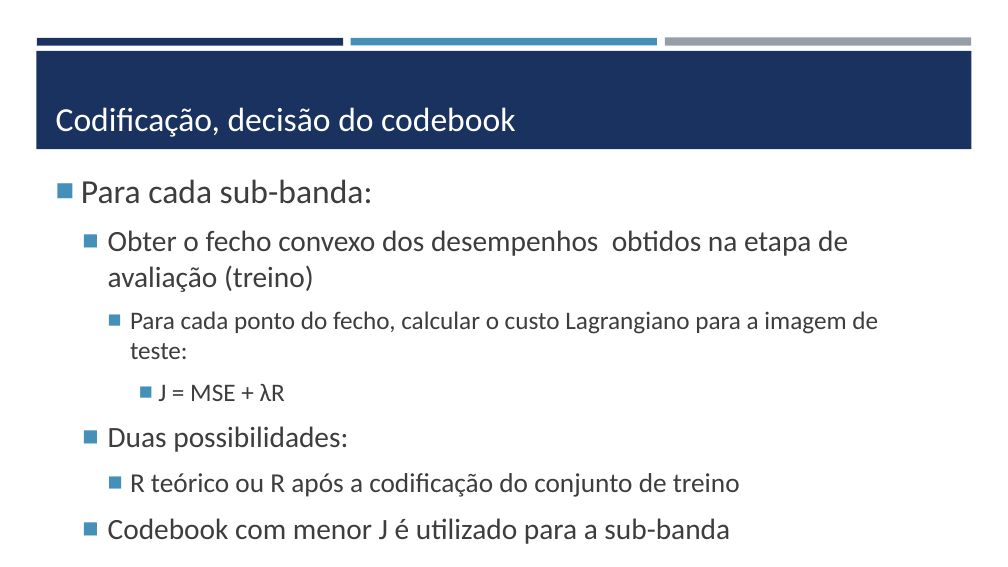
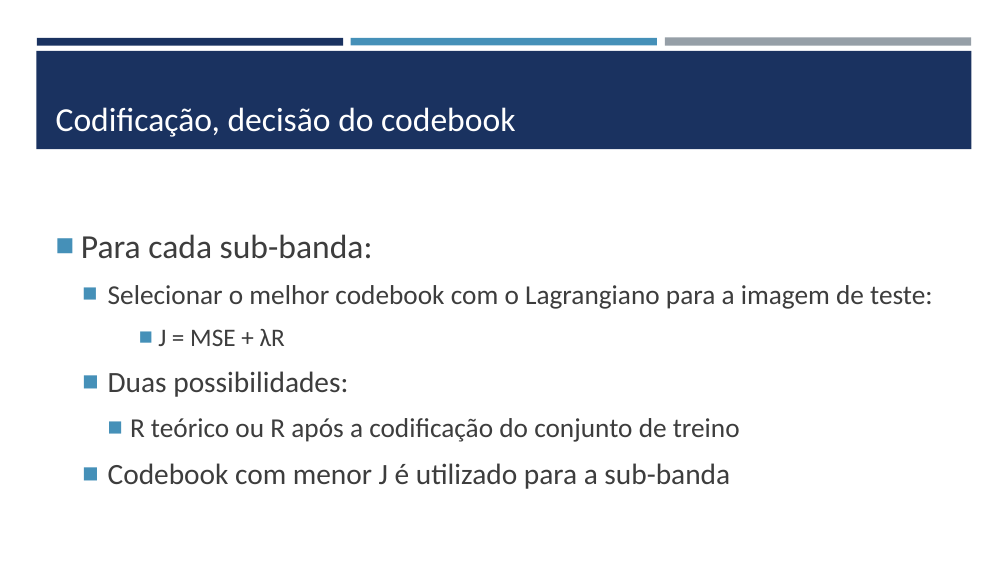
Before and after one commit to VRavaglia/Compressao-de-Imagens, a slide deck: slide 5 of Wavelets/ap_final.pptx. Drawn at 1008x567 pixels with LibreOffice and Linux fonts; fonts in the diff are those of the drawing. Boxes give left, top, right and bottom in pixels: in the first picture for what was removed or moved away, otherwise in the second. Text is boxed around its words. In the diff, an @@ line names an element or a change of style, - is before the commit and + after.

```diff
--- a/Wavelets/ap_final.pptx
+++ b/Wavelets/ap_final.pptx
@@ text at bbox=[108, 285, 933, 309]: text changed; size 28 to 26 pt @@
-  ■ Obter o fecho convexo dos desempenhos obtidos na etapa de avaliação (treino)
-    ■ Para cada ponto do fecho, calcular o custo Lagrangiano para a imagem de teste:
+  ■ Selecionar o melhor codebook com o Lagrangiano para a imagem de teste:
```
Also in this commit, not shown: 4 other slides changed, 1 other file.
